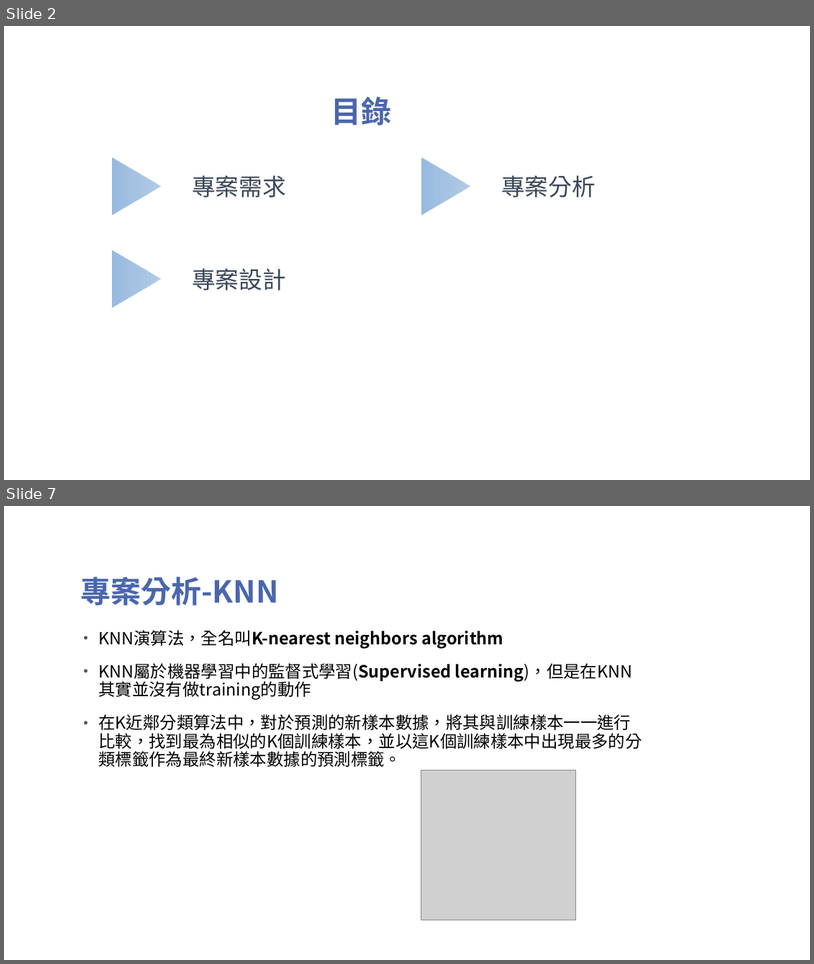
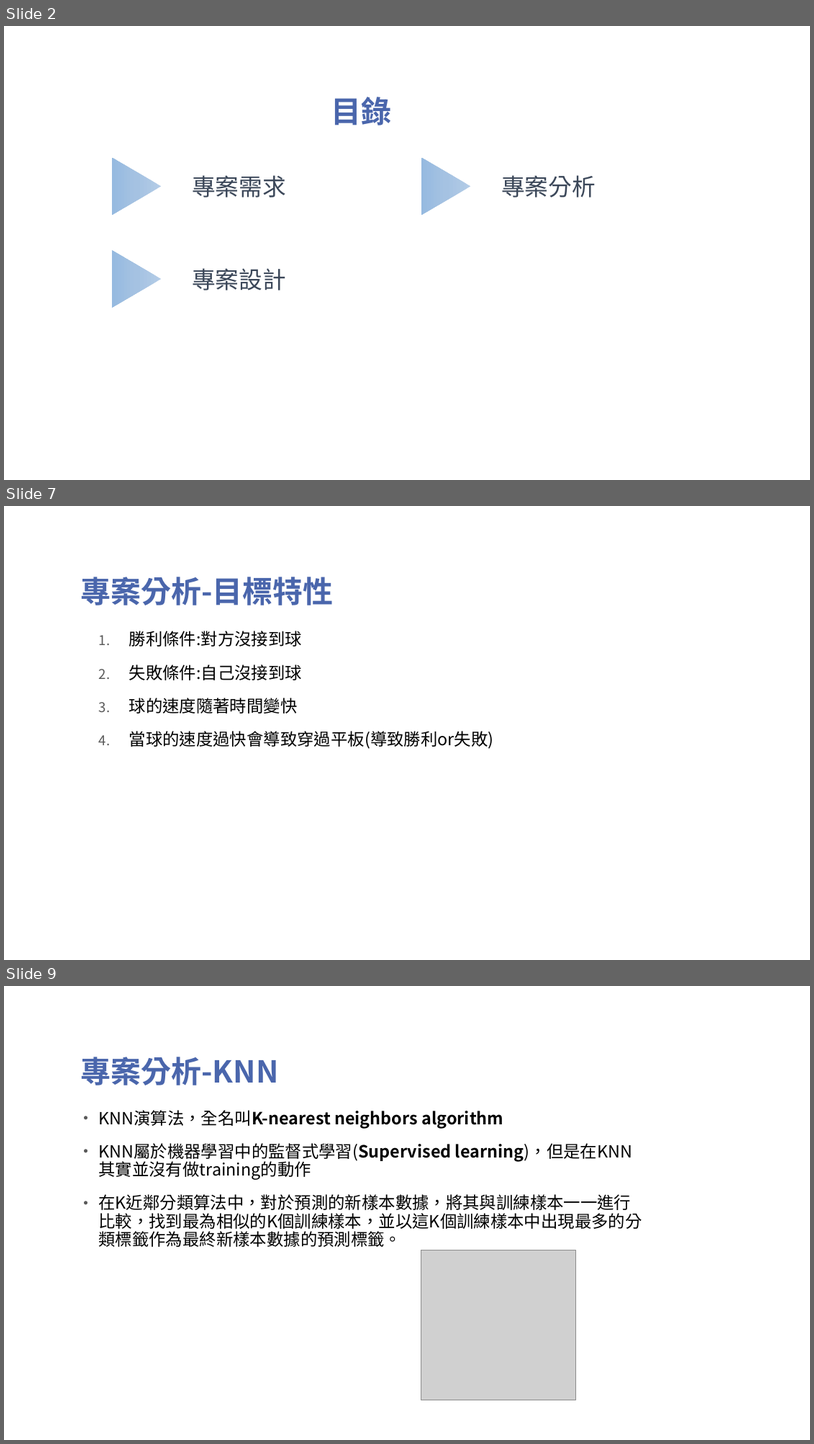
Before and after one commit to TsaiHaoWei/Machine-Learning, a slide deck: Finally project/Pingpong_第六組.pptx. Shown one above the other, each under a label of ours: slides 2 and 7 before the commit, slides 2, 7 and 9 after it; the slides between them are not shown. The pictures are 814x964 and 814x1444 pixels, drawn with LibreOffice and Linux fonts; fonts in the diff are those of the drawing; grey boxes stand for pictures; background and template pictures are left out. Boxes give left, top, right and bottom in pixels: in the first picture for what was removed or moved away, otherwise in the second. Text is boxed around its words. In the diff, an @@ line names an element or a change of style, - is before the commit and + after.

```diff
--- a/Finally project/Pingpong_第六組.pptx
+++ b/Finally project/Pingpong_第六組.pptx
@@ slide 7 added at <box>4,506,810,960</box>, background picture (left out) @@
@@ title added at <box>80,577,334,605</box>, 36 pt, text #4A66AC, bold @@
+專案分析-目標特性
@@ text added at <box>129,631,494,749</box>, 20 pt, text #000000 @@
+1. 勝利條件:對方沒接到球
+2. 失敗條件:自己沒接到球
+3. 球的速度隨著時間變快
+4. 當球的速度過快會導致穿過平板(導致勝利or失敗)
@@ what was slide 7 is now slide 9 @@
```
Also in this commit, not shown: 4 slides changed, 5 other slides added, 2 slides removed, 3 other files.
